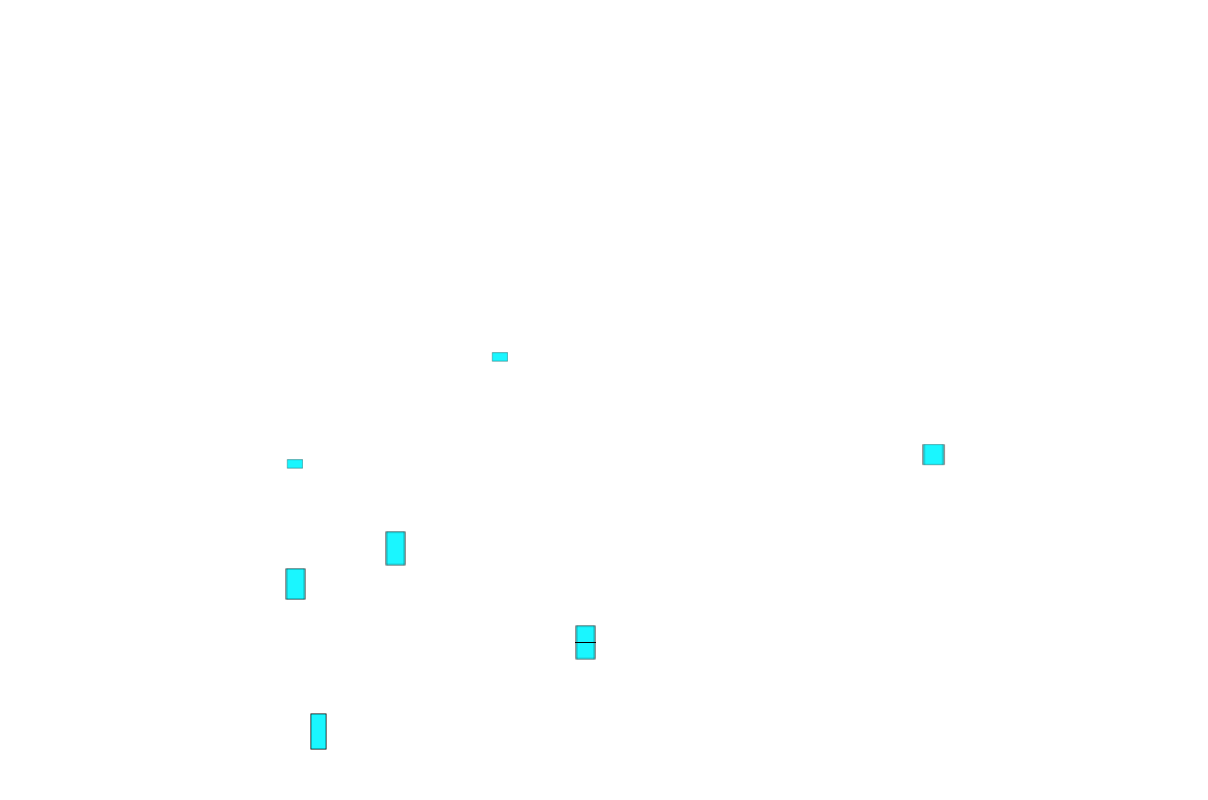
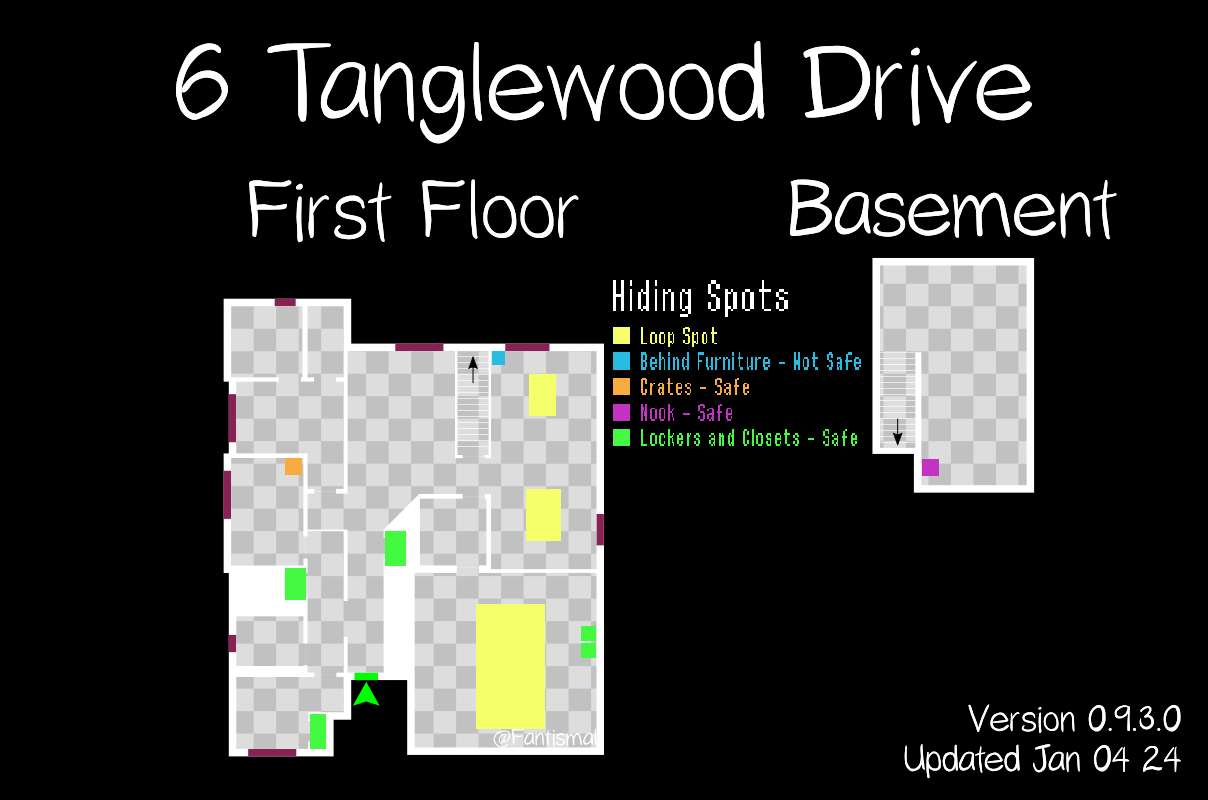
Two versions of the same layered image (w=1208, h=800). Layer-by-layer changes:
added group "Hiding Spots Legend copy" with 11 layers above "Unofficial : Barely-Safe" over [613, 280, 861, 446]
added layer "Hiding Spots" in group "Hiding Spots Legend copy" over [613, 280, 788, 317]
added layer "Template - Loop Spot #1" in group "Hiding Spots Legend copy" over [613, 327, 630, 344]
added layer "Loop Spot #1" in group "Hiding Spots Legend copy" over [641, 327, 717, 347]
added layer "Template - Behind Furniture #1" in group "Hiding Spots Legend copy" over [613, 352, 630, 370]
added layer "Behind Furniture - Not Safe #1" in group "Hiding Spots Legend copy" over [641, 352, 861, 370]
added layer "Template - Crates #1" in group "Hiding Spots Legend copy" over [613, 378, 630, 395]
added layer "Safe Spot - Crates #1" in group "Hiding Spots Legend copy" over [641, 378, 749, 395]
added layer "Nook - Safe #1" in group "Hiding Spots Legend copy" over [641, 404, 732, 421]
added layer "Lockers and Closets - Safe #1" in group "Hiding Spots Legend copy" over [641, 429, 857, 446]
added layer "Pasted Layer #1" above "Template - Nook #2" over [581, 626, 596, 658]
added layer "Template - Locker/Closet #4" above "Template - Locker/Closet #3" over [285, 568, 306, 600]
added layer "Template - Locker/Closet #3" above "Template - Locker/Closet #2" over [310, 714, 326, 749]
added layer "Template - Locker/Closet #2" above "Template - Behind Furniture #2" over [385, 531, 406, 566]
added layer "Template - Loop Spot #4" above "Template - Loop Spot #3" over [476, 604, 545, 729]
added layer "Template - Loop Spot #3" above "Template - Loop Spot #2" over [526, 489, 561, 541]
added layer "Template - Loop Spot #2" above "SafeSpotsRated" over [529, 374, 556, 416]
hid group "Safe Spots" (8 layers) over [285, 352, 946, 750]
showed group "Base Layers" (4 layers) over [176, 41, 1181, 781]
added layer "BG" over [0, 0, 1208, 800]
…and 5 more changes (5 added)
